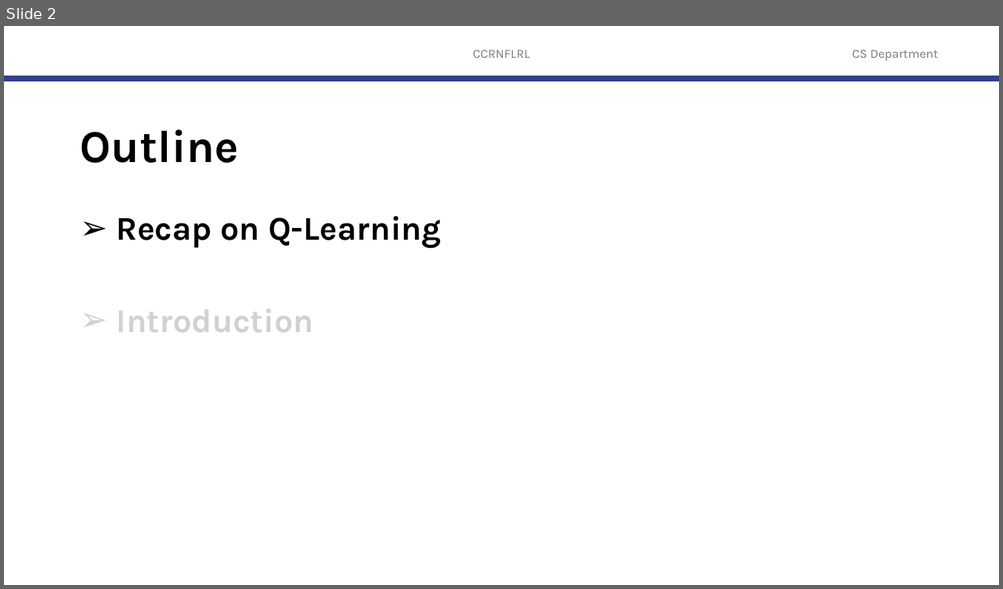
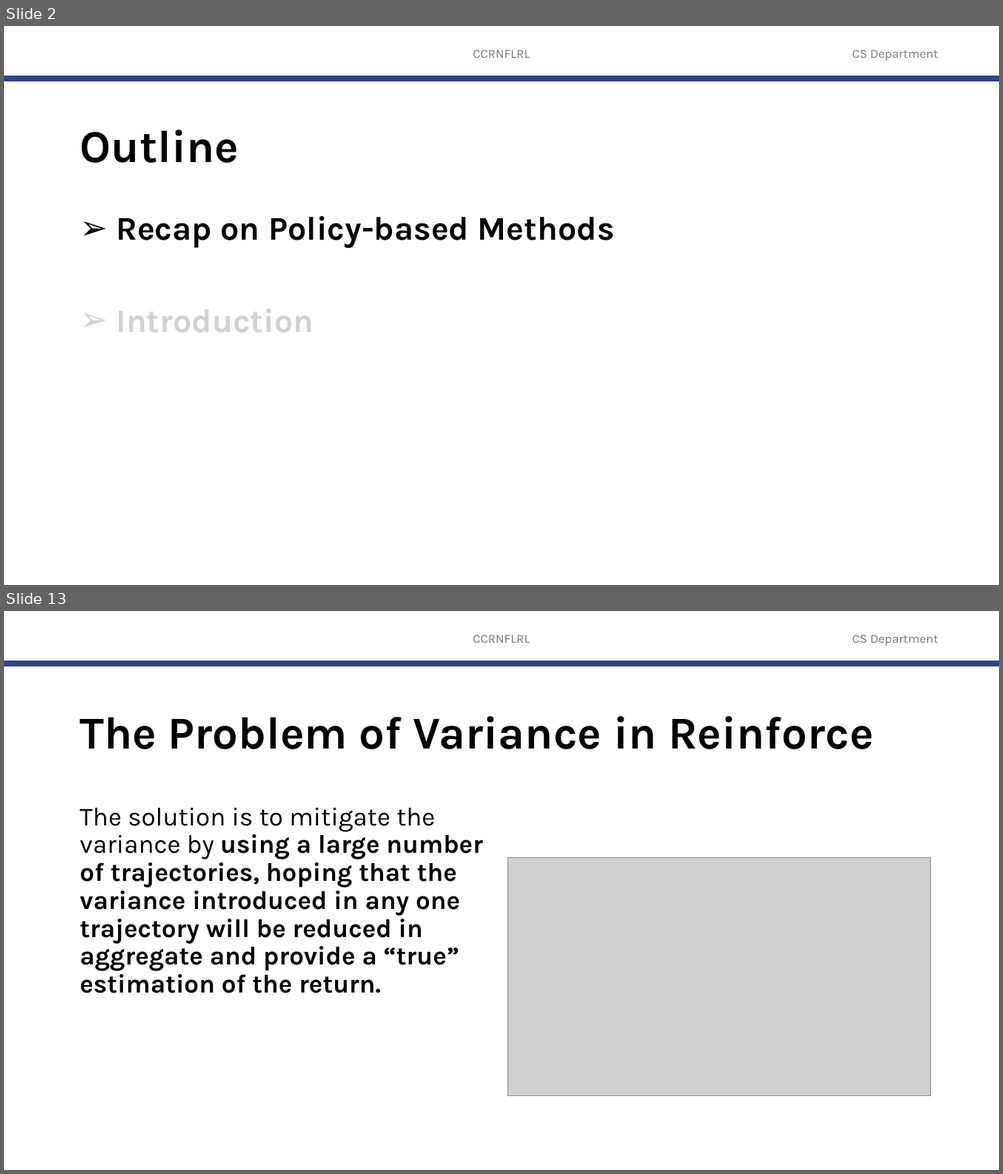
Before and after one commit to robitussin/CCRNFLRL, a slide deck: 7 - Policy Gradient Methods/Actor Critic.pptx. Shown one above the other, each under a label of ours: slide 2 before the commit, slides 2 and 13 after it; the slides between them are not shown. The pictures are 1003x589 and 1003x1174 pixels, drawn with LibreOffice and Linux fonts; fonts in the diff are those of the drawing; grey boxes stand for pictures; background and template pictures are left out. Boxes give left, top, right and bottom in pixels: in the first picture for what was removed or moved away, otherwise in the second. Text is boxed around its words. In the diff, an @@ line names an element or a change of style, - is before the commit and + after.

```diff
--- a/7 - Policy Gradient Methods/Actor Critic.pptx
+++ b/7 - Policy Gradient Methods/Actor Critic.pptx
@@ slide 13 added at box(4, 611, 999, 1170), background #FFFFFF; not listed: 3 template elements that a slide beside it also shows @@
@@ title added at box(79, 716, 874, 749), 44 pt, text #000000, bold @@
+The Problem of Variance in Reinforce
@@ text added at box(79, 808, 483, 994), 25 pt, text #000000, bold @@
+The solution is to mitigate the variance by using a large number of trajectories, hoping that the variance introduced in any one trajectory will be reduced in aggregate and provide a “true” estimation of the return.
@@ picture added at box(508, 858, 930, 1096) @@
@@ slide 2 changed as well @@
@@ text at box(116, 216, 614, 249): text changed @@
-➢ Recap on Q-Learning
+➢ Recap on Policy-based Methods
```
Also in this commit, not shown: 27 other slides added, 50 slides removed.
